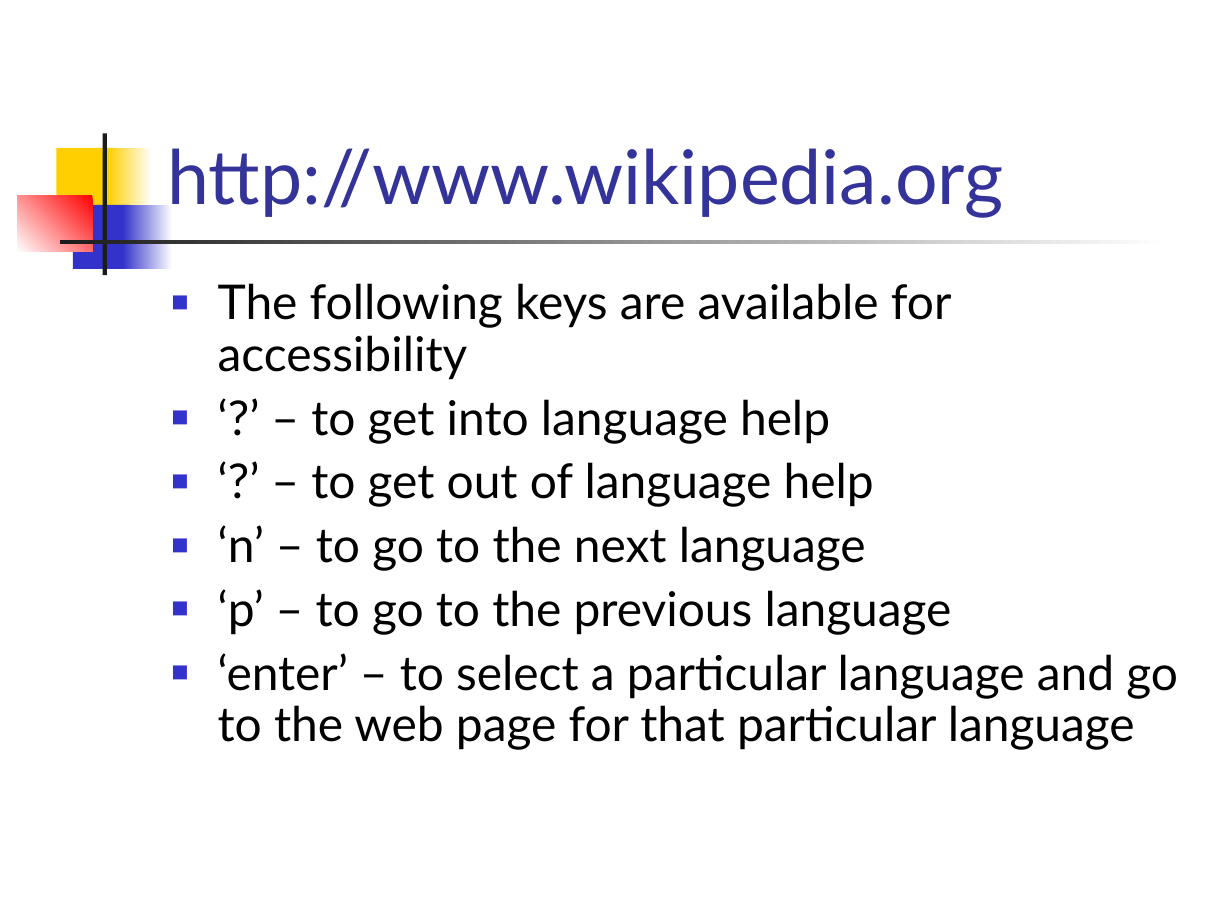
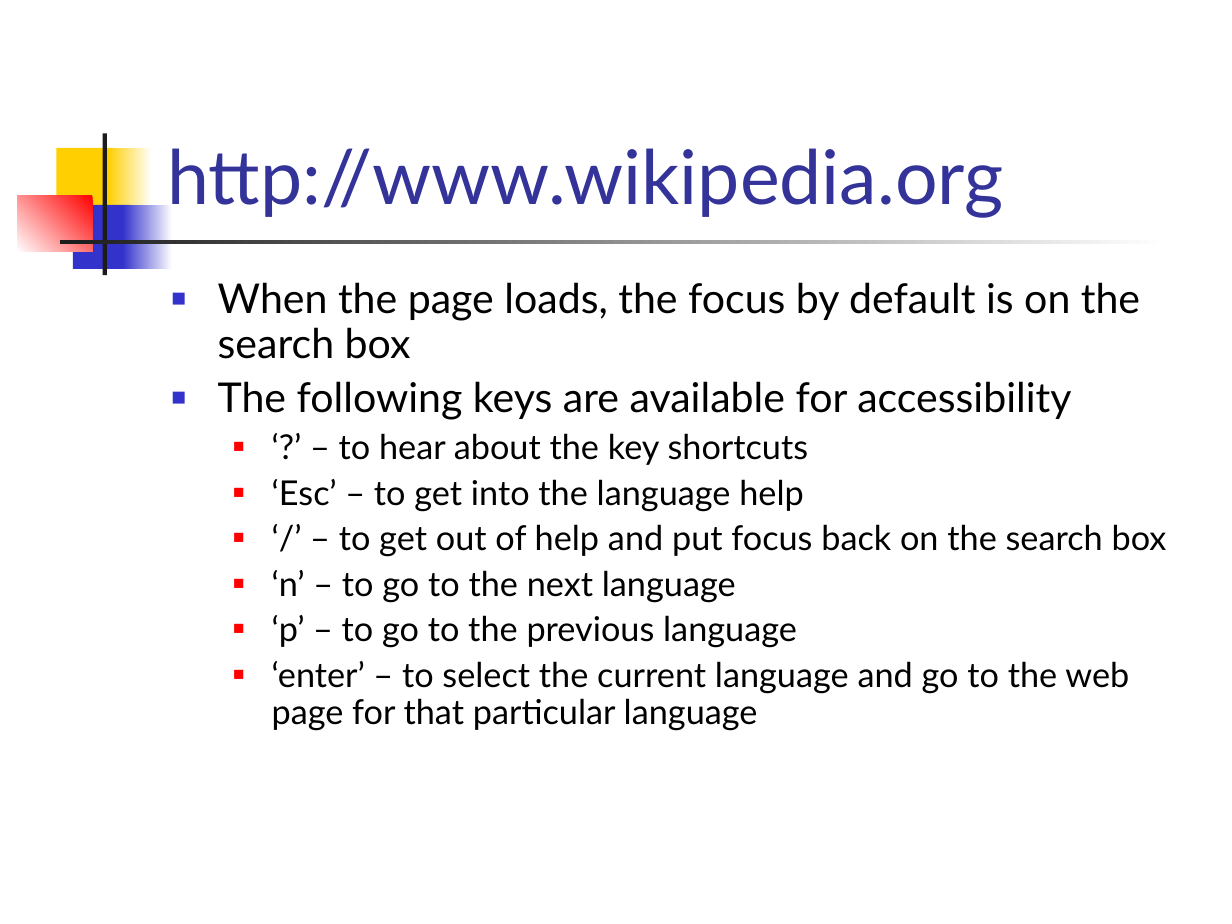
Before and after one commit to prateekt/pp-axsjax-scripts, a slide deck: slide 5 of AxsJax.ppt. Drawn at 1232x924 pixels with LibreOffice and Linux fonts; fonts in the diff are those of the drawing. Boxes give left, top, right and bottom in pixels: in the first picture for what was removed or moved away, otherwise in the second. Text is boxed around its words. In the diff, an @@ line names an element or a change of style, - is before the commit and + after.

```diff
--- a/AxsJax.ppt
+++ b/AxsJax.ppt
@@ text at [218, 282, 1140, 359]: paragraph added @@
+■ When the page loads, the focus by default is on the search box
@@ text at [218, 381, 1071, 648]: size 28 to 24 pt in "The following keys are available for accessibility"; size 28 to 20 pt in "‘n’ – to go to the next ...", "‘p’ – to go to the previous ..."; less space between paragraphs; list level 1 to 2 in "‘n’ – to go to ..."; bullet colour #3333CC to #FF0000; list level 1 to 2 in "‘p’ – to go to ..." @@
@@ text at [272, 433, 1167, 557]: text changed; size 28 to 20 pt @@
-■ ‘?’ – to get into language help
-■ ‘?’ – to get out of language help
+  ■ ‘?’ – to hear about the key shortcuts
+  ■ ‘Esc’ – to get into the language help
+  ■ ‘/’ – to get out of help and put focus back on the search box
@@ text at [272, 661, 1129, 730]: text changed; size 28 to 20 pt @@
-■ ‘enter’ – to select a particular language and go to the web page for that particular language
+  ■ ‘enter’ – to select the current language and go to the web page for that particular language
```
Also in this commit, not shown: 1 other slide changed, 2 slides removed, 1 other file.
